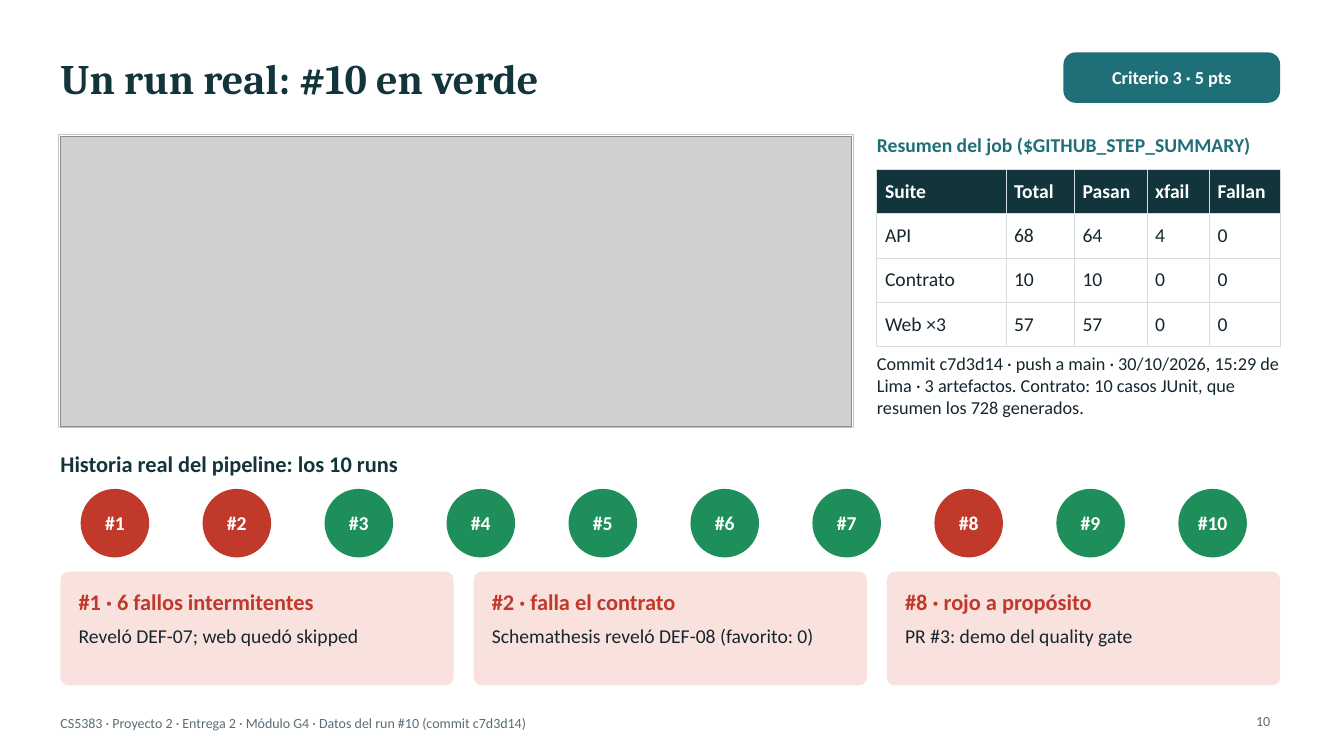
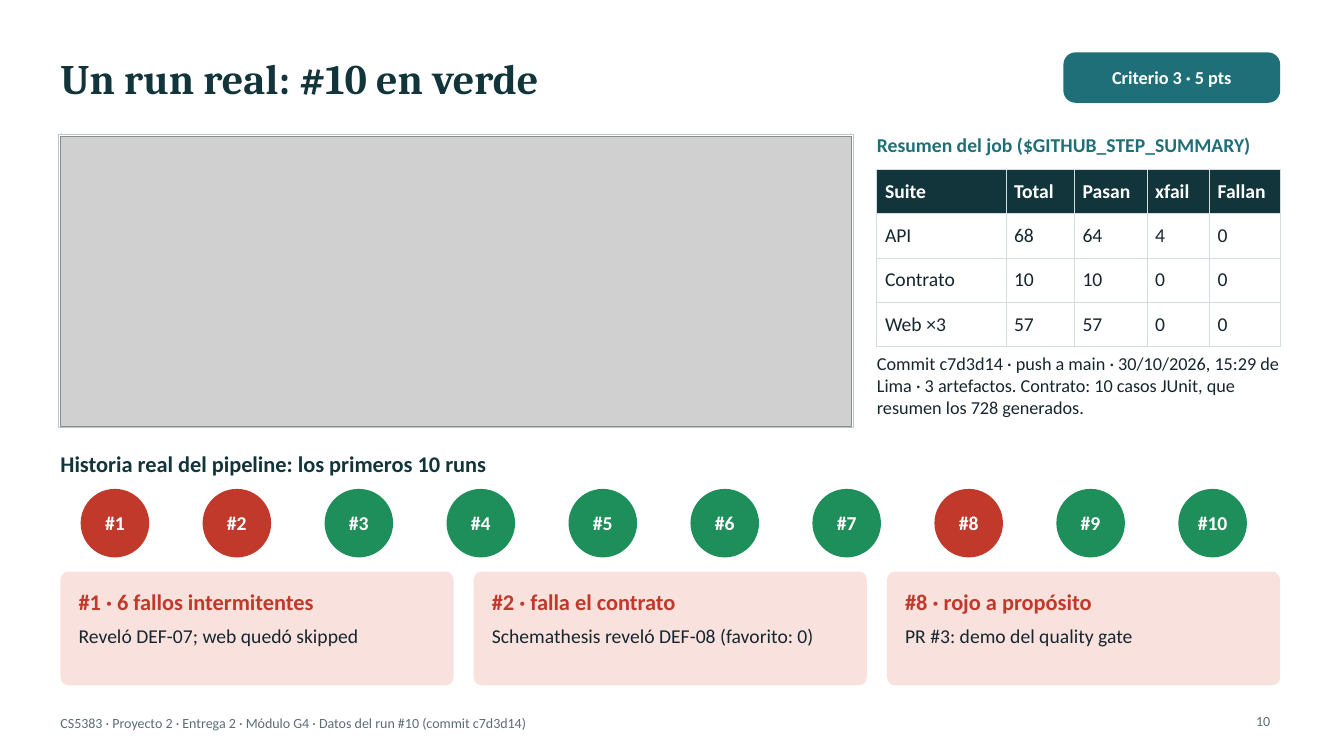
Before and after one commit to Joharjbe/qolqe-wallet, a slide deck: slide 10 of docs/Entrega2_G4_E2E_CICD.pptx. Drawn at 1344x756 pixels with LibreOffice and Linux fonts; fonts in the diff are those of the drawing; grey boxes stand for pictures. Boxes give left, top, right and bottom in pixels: in the first picture for what was removed or moved away, otherwise in the second. Text is boxed around its words. In the diff, an @@ line names an element or a change of style, - is before the commit and + after.

```diff
--- a/docs/Entrega2_G4_E2E_CICD.pptx
+++ b/docs/Entrega2_G4_E2E_CICD.pptx
@@ text at [60,456,486,476]: text changed @@
-Historia real del pipeline: los 10 runs
+Historia real del pipeline: los primeros 10 runs
```
Also in this commit, not shown: 3 other slides changed, 2 other files.
